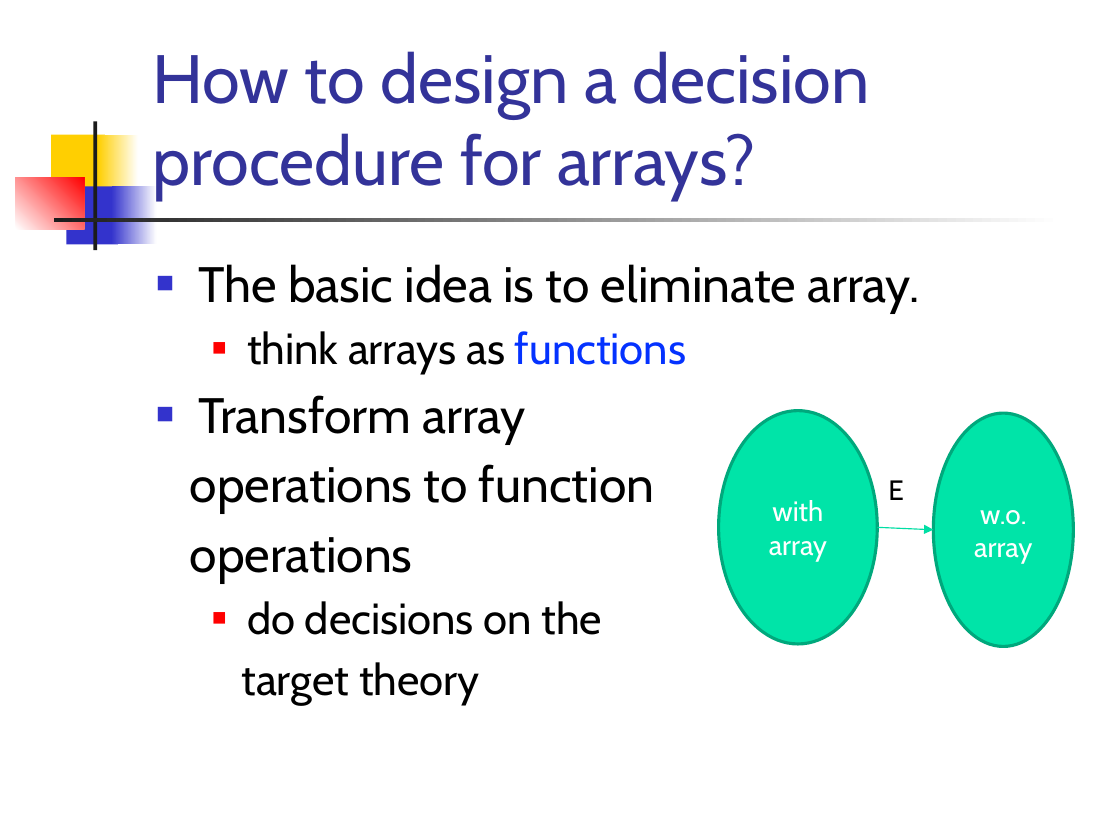
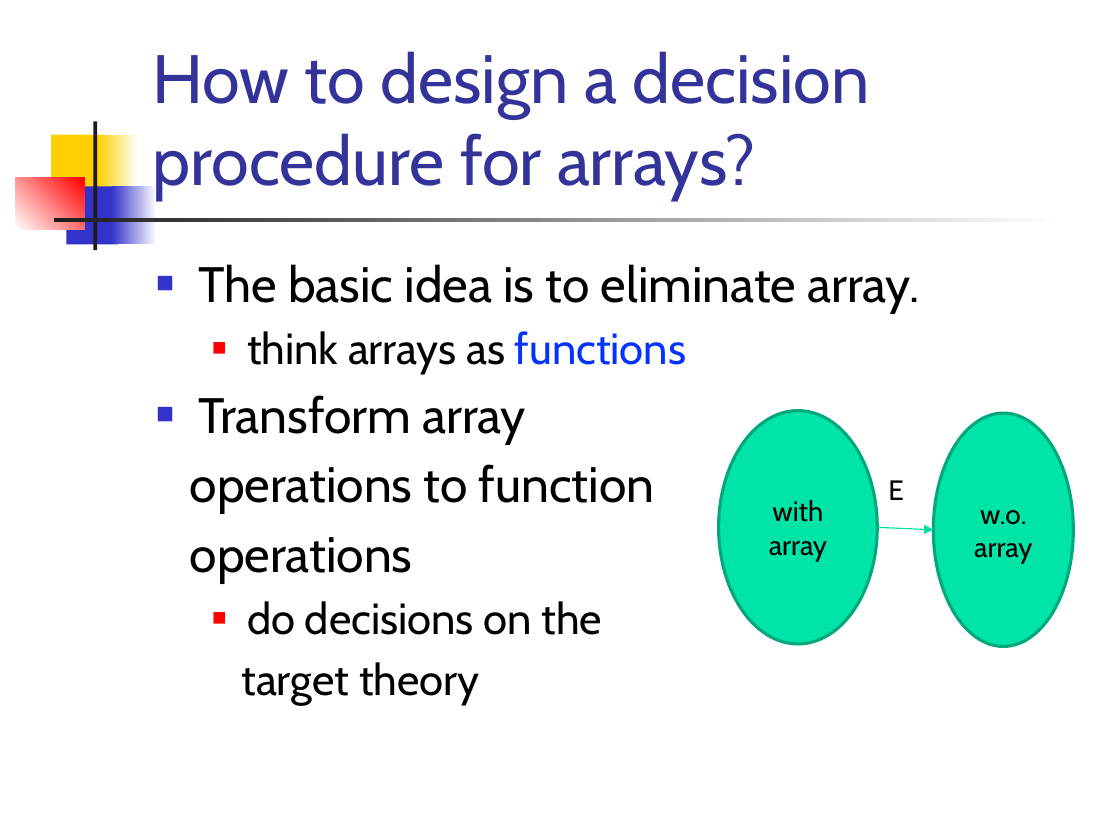
Before and after one commit to csslab-ustc/csslab-ustc.github.io, a slide deck: slide 10 of courses/theory/slides/lec12-array.pptx. Drawn at 1120x840 pixels with LibreOffice and Linux fonts; fonts in the diff are those of the drawing. Boxes give left, top, right and bottom in pixels: in the first picture for what was removed or moved away, otherwise in the second. Text is boxed around its words. In the diff, an @@ line names an element or a change of style, - is before the commit and + after.

```diff
--- a/courses/theory/slides/lec12-array.pptx
+++ b/courses/theory/slides/lec12-array.pptx
@@ ellipse "with array" at box(719, 411, 878, 644): text colour #FFFFFF to #000000 @@
@@ ellipse "w.o." at box(933, 413, 1073, 646): text colour #FFFFFF to #000000 @@
```
Also in this commit, not shown: 2 other slides changed, 6 other files.
